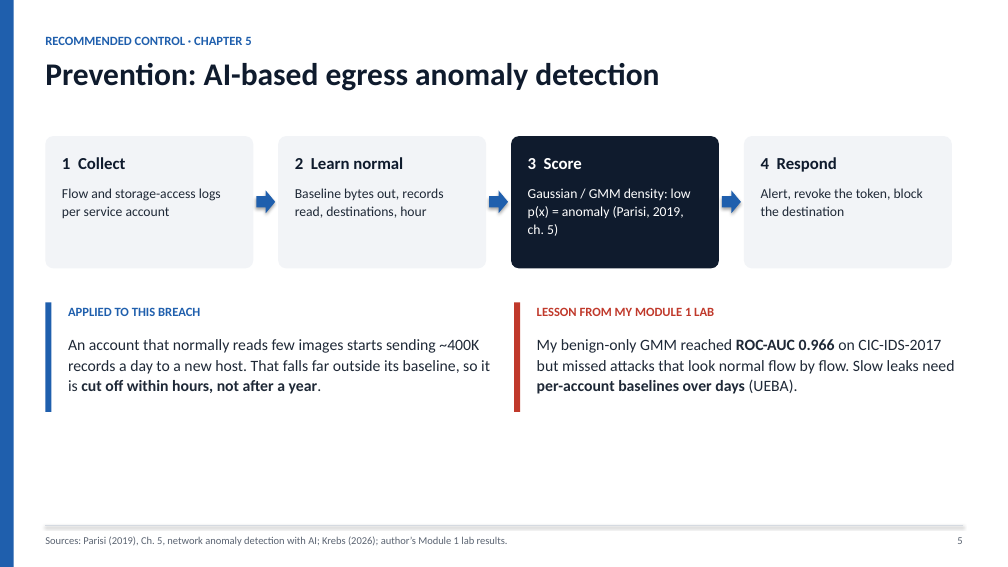
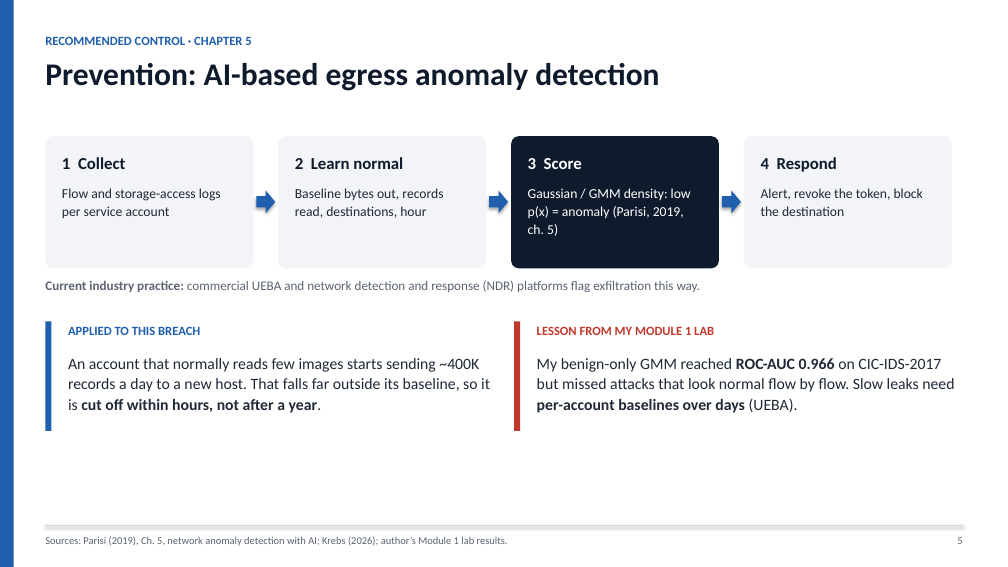
Before and after one commit to Ruthvik-Bandari/ArtificialIntelligence-for-Cybersecurity, a slide deck: slide 5 of module-02-cia-triad-analysis/Ruthvik_Nath_Bandari_Module2_CIA_Triad_Analysis.pptx. Drawn at 1008x567 pixels with LibreOffice and Linux fonts; fonts in the diff are those of the drawing. Boxes give left, top, right and bottom in pixels: in the first picture for what was removed or moved away, otherwise in the second. Text is boxed around its words. In the diff, an @@ line names an element or a change of style, - is before the commit and + after.

```diff
--- a/module-02-cia-triad-analysis/Ruthvik_Nath_Bandari_Module2_CIA_Triad_Analysis.pptx
+++ b/module-02-cia-triad-analysis/Ruthvik_Nath_Bandari_Module2_CIA_Triad_Analysis.pptx
@@ text added at <box>45,280,701,292</box>, 12.5 pt, text #5B6472 @@
+Current industry practice: commercial UEBA and network detection and response (NDR) platforms flag exfiltration this way.
@@ 4 texts, 2 rectangles: place and size @@
-4 texts, 2 rectangles at <box>45,302,954,412</box>
+4 texts, 2 rectangles at <box>45,321,954,431</box>
```
Also in this commit, not shown: 3 other slides changed, 3 other files.
